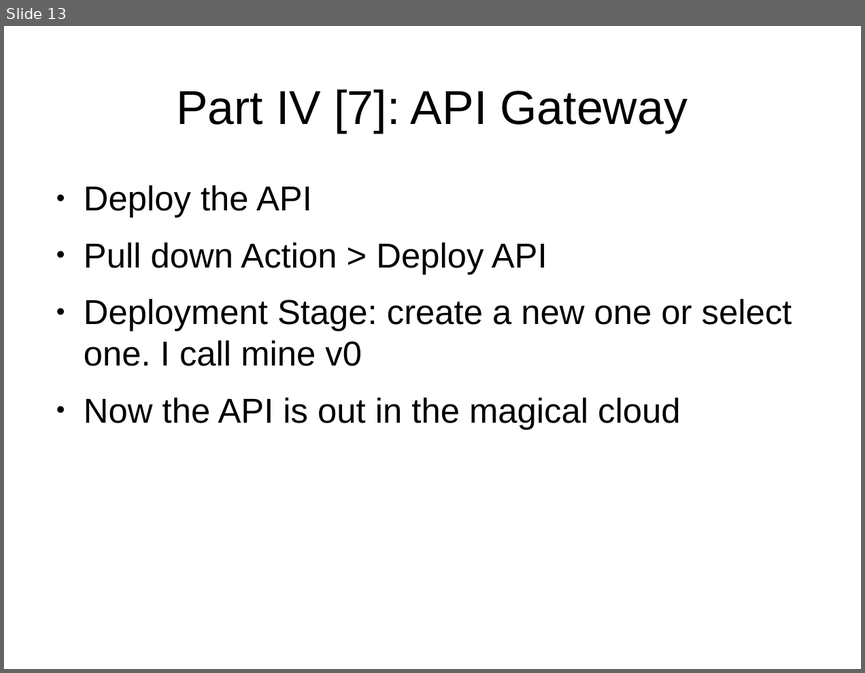
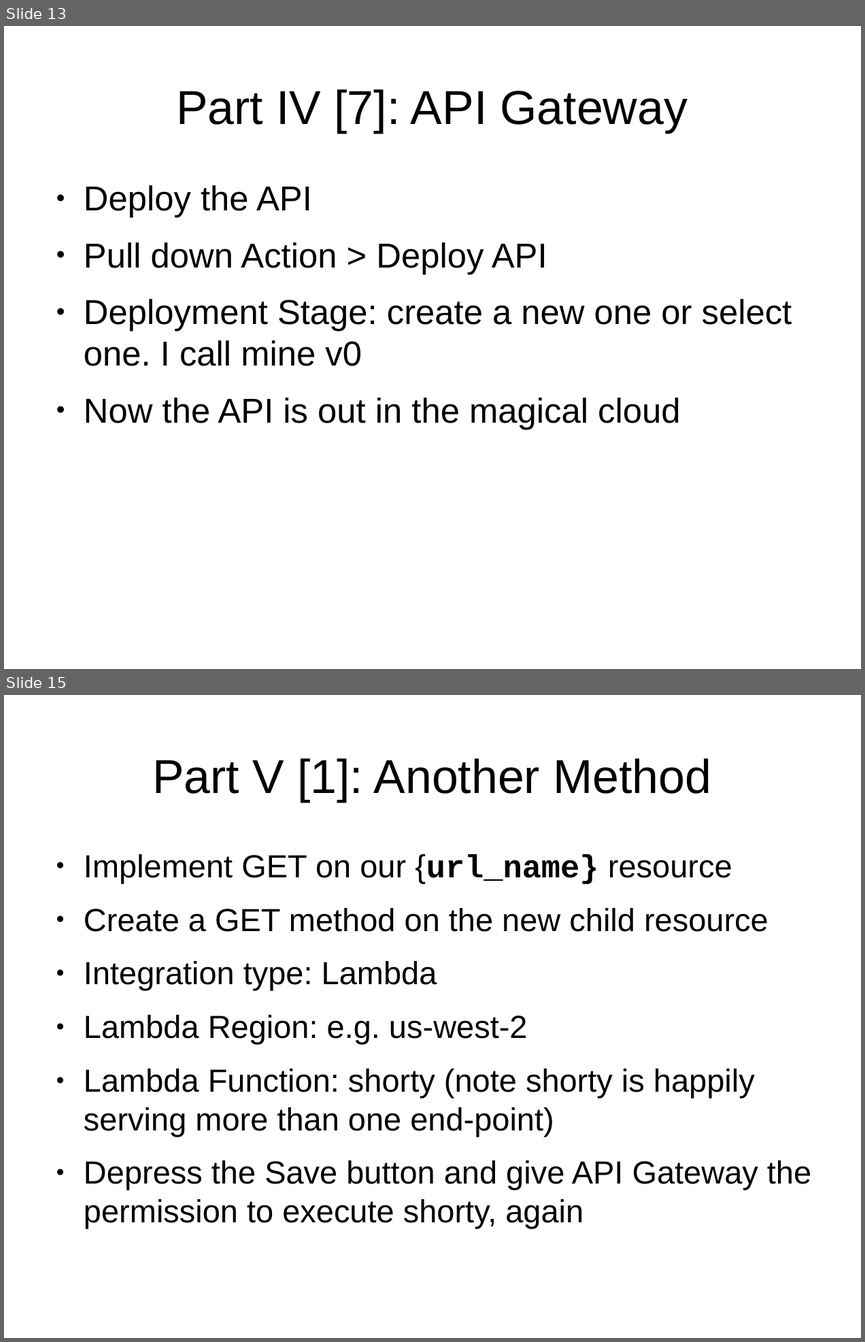
Before and after one commit to cmrsol/demo, a slide deck: api-gateway-how-to/API-GW_How-To.odp. Shown one above the other, each under a label of ours: slide 13 before the commit, slides 13 and 15 after it; the slides between them are not shown. The pictures are 865x673 and 865x1342 pixels, drawn with LibreOffice and Linux fonts; fonts in the diff are those of the drawing. Boxes give left, top, right and bottom in pixels: in the first picture for what was removed or moved away, otherwise in the second. Text is boxed around its words. In the diff, an @@ line names an element or a change of style, - is before the commit and + after.

```diff
--- a/api-gateway-how-to/API-GW_How-To.odp
+++ b/api-gateway-how-to/API-GW_How-To.odp
@@ slide 15 added at <box>4,695,861,1338</box>, background #FFFFFF @@
@@ title added at <box>152,758,711,802</box>, 44 pt, text #000000 @@
+Part V [1]: Another Method
@@ text added at <box>84,854,811,1228</box>, 29.6 pt, text #000000 @@
+● Implement GET on our {url_name} resource
+● Create a GET method on the new child resource
+● Integration type: Lambda
+● Lambda Region: e.g. us-west-2
+● Lambda Function: shorty (note shorty is happily serving more than one end-point)
+● Depress the Save button and give API Gateway the permission to execute shorty, again
```
Also in this commit, not shown: 1 slide changed, 6 other slides added, 1 other file.
